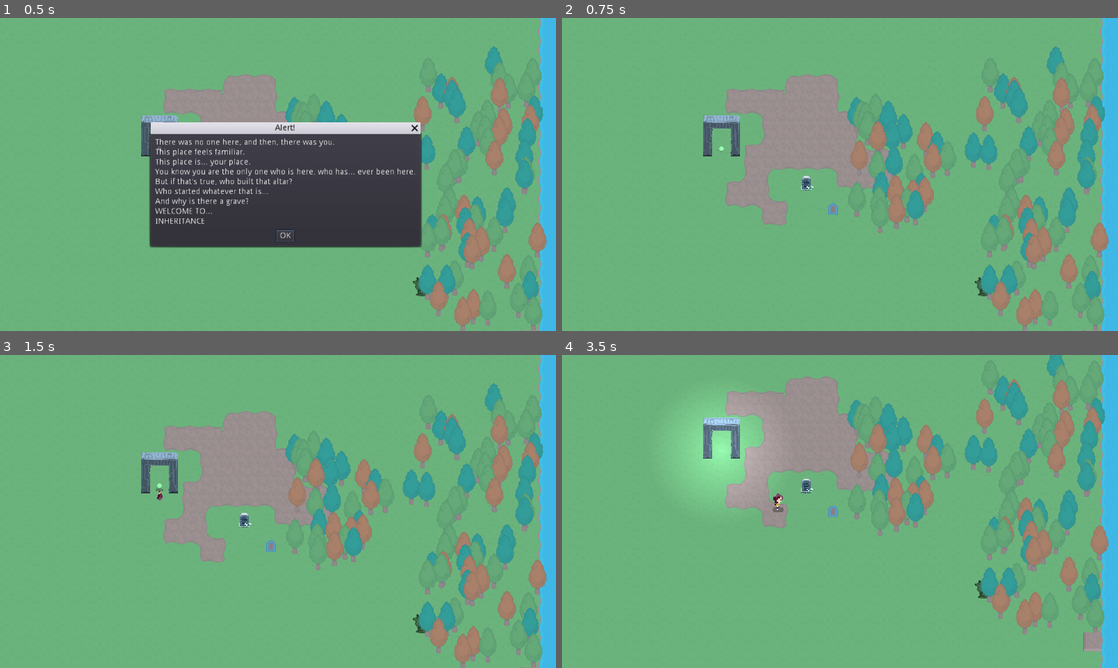
Above: before the commit, frames 1-4 (two rows, left to right).
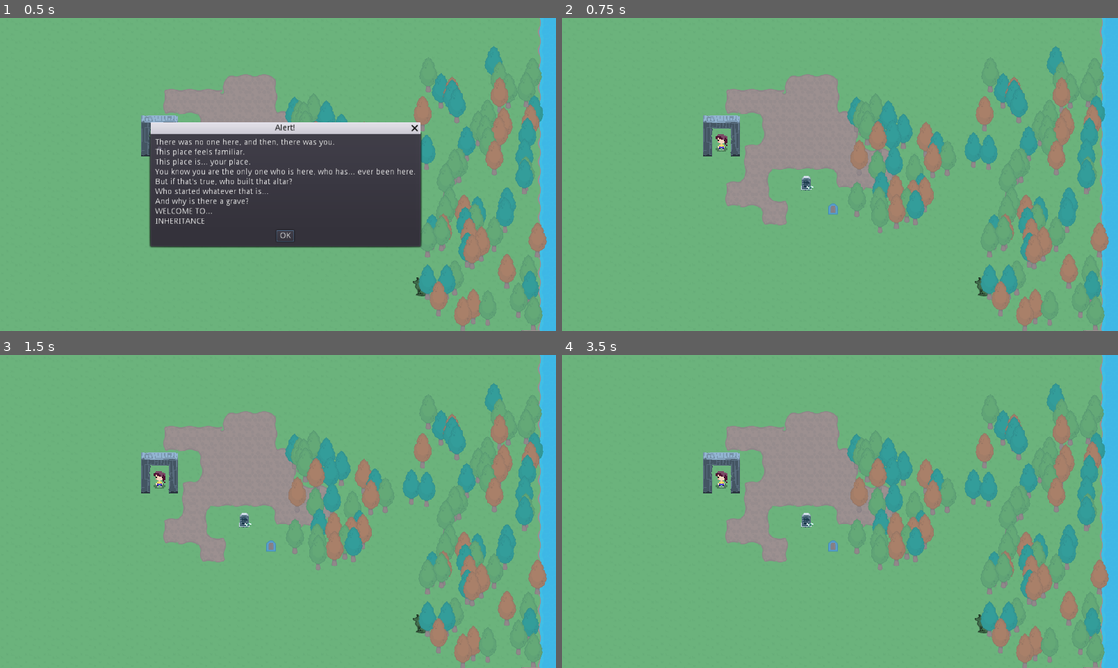
Above: after the commit, the same moments.

Repository: bagedevimo/pxljam19
Game: Godot game, scene res://Game.tscn
The game is run twice, just before and just after one commit, with the same random seed, the same clock (stepped at 60 frames per second) and the same inputs.
Inputs:
- Up to frame 1 (0.5 s): no input
- Up to frame 2 (0.75 s): click "OK" at 0.5 s
- Up to frame 3 (1.5 s): hold Right (ui_right) from 1.28 s (still down)
- Up to frame 4 (3.5 s): tap Space (ui_select) at 1.52, 2.27 s; tap Enter at 2 s; release Right (ui_right) at 2.03 s; hold Down (ui_down) 2.03-2.78 s; hold Right (ui_right) from 2.78 s (still down)

Frame 1 is identical in both runs. In frame 2, less than 0.1% of the frame differs, in the area x 27-30%, y 37-44%; in frame 3, 0.1%; in frame 4, 24%, in the area x 19-99%, y 0-100%.

Commit message:
Adds animated player assets and godot animations

Diff:
--- a/Player.gd
+++ b/Player.gd
@@ -53,6 +53,7 @@
 	tombstone.position = position
 	get_parent().add_child(tombstone)
 
+# Think I broke this
 func _on_AnimationPlayer_animation_finished(anim_name):
 	if anim_name == "Death":
 		EventBus.trigger_event(EventBus.ON_BIRTH)
@@ -63,7 +64,7 @@
 	position = get_node("../StartingPosition").position
 
 	seconds_alive = 0
-	$AnimationPlayer.play("Birth")
+	$AnimatedSprite.play("IdleSouth")
 
 func _physics_process(delta):
 	var motion = Vector2()
@@ -82,21 +83,21 @@
 	if can_move:
 		match motion:
 			Vector2(1, 1):
-				$AnimationPlayer.play("WalkSouthEast")
+				$AnimatedSprite.play("RunSouthEast")
 			Vector2(0, 1):
-				$AnimationPlayer.play("WalkSouth")
+				$AnimatedSprite.play("RunSouth")
 			Vector2(-1, 1):
-				$AnimationPlayer.play("WalkSouthWest")
+				$AnimatedSprite.play("RunSouthWest")
 			Vector2(1, -1):
-				$AnimationPlayer.play("WalkNorthEast")
+				$AnimatedSprite.play("RunNorthEast")
 			Vector2(0, -1):
-				$AnimationPlayer.play("WalkNorth")
+				$AnimatedSprite.play("RunNorth")
 			Vector2(-1, -1):
-				$AnimationPlayer.play("WalkNorthWest")
+				$AnimationPlayer.play("RunNorthWest")
 			Vector2(-1, 0):
-				$AnimationPlayer.play("WalkWest")
+				$AnimatedSprite.play("RunWest")
 			Vector2(1, 0):
-				$AnimationPlayer.play("WalkEast")
+				$AnimationPlayer.play("RunEast")
 
 		motion = motion.normalized() * MOTION_SPEED
 
--- a/Player.tscn
+++ b/Player.tscn
@@ -1,9 +1,80 @@
-[gd_scene load_steps=17 format=2]
+[gd_scene load_steps=79 format=2]
 
 [ext_resource path="res://Player.gd" type="Script" id=1]
 [ext_resource path="res://Say.tscn" type="PackedScene" id=2]
 [ext_resource path="res://Storage.tscn" type="PackedScene" id=3]
-[ext_resource path="res://Character/Girl.png" type="Texture" id=4]
+[ext_resource path="res://Girl/Idle/north-east-1.png" type="Texture" id=4]
+[ext_resource path="res://Girl/Idle/north-east-2.png" type="Texture" id=5]
+[ext_resource path="res://Girl/Idle/north-east-3.png" type="Texture" id=6]
+[ext_resource path="res://Girl/Idle/west-1.png" type="Texture" id=7]
+[ext_resource path="res://Girl/Idle/west-2.png" type="Texture" id=8]
+[ext_resource path="res://Girl/Idle/west-3.png" type="Texture" id=9]
+[ext_resource path="res://Girl/Run/south-west-1.png" type="Texture" id=10]
+[ext_resource path="res://Girl/Run/south-west-2.png" type="Texture" id=11]
+[ext_resource path="res://Girl/Run/south-west-3.png" type="Texture" id=12]
+[ext_resource path="res://Girl/Run/south-west-4.png" type="Texture" id=13]
+[ext_resource path="res://Girl/Run/south-west-5.png" type="Texture" id=14]
+[ext_resource path="res://Girl/Run/south-west-6.png" type="Texture" id=15]
+[ext_resource path="res://Girl/Run/girl-north-west-1.png" type="Texture" id=16]
+[ext_resource path="res://Girl/Run/girl-north-west-2.png" type="Texture" id=17]
+[ext_resource path="res://Girl/Run/girl-north-west-3.png" type="Texture" id=18]
+[ext_resource path="res://Girl/Run/girl-north-west-4.png" type="Texture" id=19]
+[ext_resource path="res://Girl/Run/girl-north-west-5.png" type="Texture" id=20]
+[ext_resource path="res://Girl/Run/girl-north-west-6.png" type="Texture" id=21]
+[ext_resource path="res://Girl/Run/girl-north-1.png" type="Texture" id=22]
+[ext_resource path="res://Girl/Run/girl-north-2.png" type="Texture" id=23]
+[ext_resource path="res://Girl/Run/girl-north-3.png" type="Texture" id=24]
+[ext_resource path="res://Girl/Run/girl-north-4.png" type="Texture" id=25]
+[ext_resource path="res://Girl/Run/girl-north-5.png" type="Texture" id=26]
+[ext_resource path="res://Girl/Run/girl-north-6.png" type="Texture" id=27]
+[ext_resource path="res://Girl/Idle/north-1.png" type="Texture" id=28]
+[ext_resource path="res://Girl/Idle/north-2.png" type="Texture" id=29]
+[ext_resource path="res://Girl/Idle/north-3.png" type="Texture" id=30]
+[ext_resource path="res://Girl/Idle/north-west-1.png" type="Texture" id=31]
+[ext_resource path="res://Girl/Idle/north-west-2.png" type="Texture" id=32]
+[ext_resource path="res://Girl/Idle/north-west-3.png" type="Texture" id=33]
+[ext_resource path="res://Girl/Run/girl-west-1.png" type="Texture" id=34]
+[ext_resource path="res://Girl/Run/girl-west-2.png" type="Texture" id=35]
+[ext_resource path="res://Girl/Run/girl-west-3.png" type="Texture" id=36]
+[ext_resource path="res://Girl/Run/girl-west-4.png" type="Texture" id=37]
+[ext_resource path="res://Girl/Run/girl-west-5.png" type="Texture" id=38]
+[ext_resource path="res://Girl/Run/girl-west-6.png" type="Texture" id=39]
+[ext_resource path="res://Girl/Run/girl-east-1.png" type="Texture" id=40]
+[ext_resource path="res://Girl/Run/girl-east-2.png" type="Texture" id=41]
+[ext_resource path="res://Girl/Run/girl-east-3.png" type="Texture" id=42]
+[ext_resource path="res://Girl/Run/girl-east-4.png" type="Texture" id=43]
+[ext_resource path="res://Girl/Run/girl-east-5.png" type="Texture" id=44]
+[ext_resource path="res://Girl/Run/girl-east-6.png" type="Texture" id=45]
+[ext_resource path="res://Girl/Run/girl-south-1.png" type="Texture" id=46]
+[ext_resource path="res://Girl/Run/girl-south-2.png" type="Texture" id=47]
+[ext_resource path="res://Girl/Run/girl-south-3.png" type="Texture" id=48]
+[ext_resource path="res://Girl/Run/girl-south-4.png" type="Texture" id=49]
+[ext_resource path="res://Girl/Run/girl-south-5.png" type="Texture" id=50]
+[ext_resource path="res://Girl/Run/girl-south-6.png" type="Texture" id=51]
+[ext_resource path="res://Girl/Idle/south-east-1.png" type="Texture" id=52]
+[ext_resource path="res://Girl/Idle/south-east-2.png" type="Texture" id=53]
+[ext_resource path="res://Girl/Idle/south-east-3.png" type="Texture" id=54]
+[ext_resource path="res://Girl/Idle/east-1.png" type="Texture" id=55]
+[ext_resource path="res://Girl/Idle/east-2.png" type="Texture" id=56]
+[ext_resource path="res://Girl/Idle/east-3.png" type="Texture" id=57]
+[ext_resource path="res://Girl/Idle/south-1.png" type="Texture" id=58]
+[ext_resource path="res://Girl/Idle/south-2.png" type="Texture" id=59]
+[ext_resource path="res://Girl/Idle/south-3.png" type="Texture" id=60]
+[ext_resource path="res://Girl/Idle/south-west-1.png" type="Texture" id=61]
+[ext_resource path="res://Girl/Idle/south-west-2.png" type="Texture" id=62]
+[ext_resource path="res://Girl/Idle/south-west-3.png" type="Texture" id=63]
+[ext_resource path="res://Girl/Run/south-east-1.png" type="Texture" id=64]
+[ext_resource path="res://Girl/Run/south-east-2.png" type="Texture" id=65]
+[ext_resource path="res://Girl/Run/south-east-3.png" type="Texture" id=66]
+[ext_resource path="res://Girl/Run/south-east-4.png" type="Texture" id=67]
+[ext_resource path="res://Girl/Run/south-east-5.png" type="Texture" id=68]
+[ext_resource path="res://Girl/Run/south-east-6.png" type="Texture" id=69]
+[ext_resource path="res://Girl/Run/girl-north-east-1.png" type="Texture" id=70]
+[ext_resource path="res://Girl/Run/girl-north-east-2.png" type="Texture" id=71]
+[ext_resource path="res://Girl/Run/girl-north-east-3.png" type="Texture" id=72]
+[ext_resource path="res://Girl/Run/girl-north-east-4.png" type="Texture" id=73]
+[ext_resource path="res://Girl/Run/girl-north-east-5.png" type="Texture" id=74]
+[ext_resource path="res://Girl/Run/girl-north-east-6.png" type="Texture" id=75]
 
 [sub_resource type="CircleShape2D" id=1]
 radius = 6.0
@@ -11,176 +82,88 @@
 [sub_resource type="OccluderPolygon2D" id=2]
 polygon = PoolVector2Array( 34.1071, 28.3005, 37.2702, 27.0352, 38.0293, 24.2517, 37.2069, 21.6579, 34.0438, 20.2661, 30.9439, 21.4681, 30.1215, 24.3149, 30.7542, 27.0352 )
 
-[sub_resource type="Animation" id=3]
-resource_name = "Birth"
-length = 1.5
-tracks/0/type = "value"
-tracks/0/path = NodePath("Sprite:rotation_degrees")
-tracks/0/interp = 1
-tracks/0/loop_wrap = true
-tracks/0/imported = false
-tracks/0/enabled = true
-tracks/0/keys = {
-"times": PoolRealArray( 0, 1.5 ),
-"transitions": PoolRealArray( 1, 0.217638 ),
-"update": 0,
-"values": [ 0.0, 1440.0 ]
-}
-tracks/1/type = "value"
-tracks/1/path = NodePath("Sprite:scale")
-tracks/1/interp = 1
-tracks/1/loop_wrap = true
-tracks/1/imported = false
-tracks/1/enabled = true
-tracks/1/keys = {
-"times": PoolRealArray( 0, 1.5 ),
-"transitions": PoolRealArray( 1, 1 ),
-"update": 0,
-"values": [ Vector2( 0, 0 ), Vector2( 1, 1 ) ]
-}
-
-[sub_resource type="Animation" id=4]
-length = 1.5
-tracks/0/type = "value"
-tracks/0/path = NodePath("Sprite:rotation_degrees")
-tracks/0/interp = 1
-tracks/0/loop_wrap = true
-tracks/0/imported = false
-tracks/0/enabled = true
-tracks/0/keys = {
-"times": PoolRealArray( 0, 1.5 ),
-"transitions": PoolRealArray( 1, 0.217638 ),
-"update": 0,
-"values": [ 0.0, 1440.0 ]
-}
-tracks/1/type = "value"
-tracks/1/path = NodePath("Sprite:scale")
-tracks/1/interp = 1
-tracks/1/loop_wrap = true
-tracks/1/imported = false
-tracks/1/enabled = true
-tracks/1/keys = {
-"times": PoolRealArray( 0, 1.5 ),
-"transitions": PoolRealArray( 1, 1 ),
-"update": 0,
-"values": [ Vector2( 1, 1 ), Vector2( 0, 0 ) ]
-}
-
-[sub_resource type="Animation" id=5]
-resource_name = "WalkEast"
-tracks/0/type = "value"
-tracks/0/path = NodePath("Sprite:region_rect")
-tracks/0/interp = 1
-tracks/0/loop_wrap = true
-tracks/0/imported = false
-tracks/0/enabled = true
-tracks/0/keys = {
-"times": PoolRealArray( 0 ),
-"transitions": PoolRealArray( 1 ),
-"update": 0,
-"values": [ Rect2( 64, 32, 32, 32 ) ]
-}
-
-[sub_resource type="Animation" id=6]
-resource_name = "WalkNorth"
-tracks/0/type = "value"
-tracks/0/path = NodePath("Sprite:region_rect")
-tracks/0/interp = 1
-tracks/0/loop_wrap = true
-tracks/0/imported = false
-tracks/0/enabled = true
-tracks/0/keys = {
-"times": PoolRealArray( 0 ),
-"transitions": PoolRealArray( 1 ),
-"update": 0,
-"values": [ Rect2( 32, 0, 32, 32 ) ]
-}
-
-[sub_resource type="Animation" id=7]
-resource_name = "WalkNorthEast"
-tracks/0/type = "value"
-tracks/0/path = NodePath("Sprite:region_rect")
-tracks/0/interp = 1
-tracks/0/loop_wrap = true
-tracks/0/imported = false
-tracks/0/enabled = true
-tracks/0/keys = {
-"times": PoolRealArray( 0 ),
-"transitions": PoolRealArray( 1 ),
-"update": 0,
-"values": [ Rect2( 64, 0, 32, 32 ) ]
-}
-
-[sub_resource type="Animation" id=8]
-resource_name = "WalkNorthWest"
-tracks/0/type = "value"
-tracks/0/path = NodePath("Sprite:region_rect")
-tracks/0/interp = 1
-tracks/0/loop_wrap = true
-tracks/0/imported = false
-tracks/0/enabled = true
-tracks/0/keys = {
-"times": PoolRealArray( 0 ),
-"transitions": PoolRealArray( 1 ),
-"update": 0,
-"values": [ Rect2( 0, 0, 32, 32 ) ]
-}
-
-[sub_resource type="Animation" id=9]
-tracks/0/type = "value"
-tracks/0/path = NodePath("Sprite:region_rect")
-tracks/0/interp = 1
-tracks/0/loop_wrap = true
-tracks/0/imported = false
-tracks/0/enabled = true
-tracks/0/keys = {
-"times": PoolRealArray( 0 ),
-"transitions": PoolRealArray( 1 ),
-"update": 0,
-"values": [ Rect2( 32, 64, 32, 32 ) ]
-}
-
-[sub_resource type="Animation" id=10]
-tracks/0/type = "value"
-tracks/0/path = NodePath("Sprite:region_rect")
-tracks/0/interp = 1
-tracks/0/loop_wrap = true
-tracks/0/imported = false
-tracks/0/enabled = true
-tracks/0/keys = {
-"times": PoolRealArray( 0 ),
-"transitions": PoolRealArray( 1 ),
-"update": 0,
-"values": [ Rect2( 64, 64, 32, 32 ) ]
-}
-
-[sub_resource type="Animation" id=11]
-tracks/0/type = "value"
-tracks/0/path = NodePath("Sprite:region_rect")
-tracks/0/interp = 1
-tracks/0/loop_wrap = true
-tracks/0/imported = false
-tracks/0/enabled = true
-tracks/0/keys = {
-"times": PoolRealArray( 0 ),
-"transitions": PoolRealArray( 1 ),
-"update": 0,
-"values": [ Rect2( 0, 64, 32, 32 ) ]
-}
-
-[sub_resource type="Animation" id=12]
-tracks/0/type = "value"
-tracks/0/path = NodePath("Sprite:region_rect")
-tracks/0/interp = 1
-tracks/0/loop_wrap = true
-tracks/0/imported = false
-tracks/0/enabled = true
-tracks/0/keys = {
-"times": PoolRealArray( 0 ),
-"transitions": PoolRealArray( 1 ),
-"update": 0,
-"values": [ Rect2( 0, 32, 32, 32 ) ]
-}
+[sub_resource type="SpriteFrames" id=3]
+animations = [ {
+"frames": [ ExtResource( 4 ), ExtResource( 5 ), ExtResource( 6 ) ],
+"loop": true,
+"name": "IdleNorthEast",
+"speed": 5.0
+}, {
+"frames": [ ExtResource( 7 ), ExtResource( 8 ), ExtResource( 9 ) ],
+"loop": true,
+"name": "IdleWest",
+"speed": 5.0
+}, {
+"frames": [ ExtResource( 10 ), ExtResource( 11 ), ExtResource( 12 ), ExtResource( 13 ), ExtResource( 14 ), ExtResource( 15 ) ],
+"loop": true,
+"name": "RunSouthWest",
+"speed": 9.0
+}, {
+"frames": [ ExtResource( 16 ), ExtResource( 17 ), ExtResource( 18 ), ExtResource( 19 ), ExtResource( 20 ), ExtResource( 21 ) ],
+"loop": true,
+"name": "RunNorthWest",
+"speed": 9.0
+}, {
+"frames": [ ExtResource( 22 ), ExtResource( 23 ), ExtResource( 24 ), ExtResource( 25 ), ExtResource( 26 ), ExtResource( 27 ) ],
+"loop": true,
+"name": "RunNorth",
+"speed": 9.0
+}, {
+"frames": [ ExtResource( 28 ), ExtResource( 29 ), ExtResource( 30 ) ],
+"loop": true,
+"name": "IdleNorth",
+"speed": 5.0
+}, {
+"frames": [ ExtResource( 31 ), ExtResource( 32 ), ExtResource( 33 ) ],
+"loop": true,
+"name": "IdleNorthWest",
+"speed": 5.0
+}, {
+"frames": [ ExtResource( 34 ), ExtResource( 35 ), ExtResource( 36 ), ExtResource( 37 ), ExtResource( 38 ), ExtResource( 39 ) ],
+"loop": true,
+"name": "RunWest",
+"speed": 9.0
+}, {
+"frames": [ ExtResource( 40 ), ExtResource( 41 ), ExtResource( 42 ), ExtResource( 43 ), ExtResource( 44 ), ExtResource( 45 ) ],
+"loop": true,
+"name": "RunEast",
+"speed": 9.0
+}, {
+"frames": [ ExtResource( 46 ), ExtResource( 47 ), ExtResource( 48 ), ExtResource( 49 ), ExtResource( 50 ), ExtResource( 51 ) ],
+"loop": true,
+"name": "RunSouth",
+"speed": 9.0
+}, {
+"frames": [ ExtResource( 52 ), ExtResource( 53 ), ExtResource( 54 ) ],
+"loop": true,
+"name": "IdleSouthEast",
+"speed": 5.0
+}, {
+"frames": [ ExtResource( 55 ), ExtResource( 56 ), ExtResource( 57 ) ],
+"loop": true,
+"name": "IdleEast",
+"speed": 5.0
+}, {
+"frames": [ ExtResource( 58 ), ExtResource( 59 ), ExtResource( 60 ) ],
+"loop": true,
+"name": "IdleSouth",
+"speed": 5.0
+}, {
+"frames": [ ExtResource( 61 ), ExtResource( 62 ), ExtResource( 63 ) ],
+"loop": true,
+"name": "IdleSouthWest",
+"speed": 5.0
+}, {
+"frames": [ ExtResource( 64 ), ExtResource( 65 ), ExtResource( 66 ), ExtResource( 67 ), ExtResource( 68 ), ExtResource( 69 ) ],
+"loop": true,
+"name": "RunSouthEast",
+"speed": 9.0
+}, {
+"frames": [ ExtResource( 70 ), ExtResource( 71 ), ExtResource( 72 ), ExtResource( 73 ), ExtResource( 74 ), ExtResource( 75 ) ],
+"loop": true,
+"name": "RunNorthEast",
+"speed": 9.0
+} ]
 
 [node name="Player" type="KinematicBody2D"]
 script = ExtResource( 1 )
@@ -202,23 +185,8 @@
 position = Vector2( -34.0352, -29.2928 )
 occluder = SubResource( 2 )
 
-[node name="Sprite" type="Sprite" parent="."]
-position = Vector2( -0.141357, 0 )
-rotation = 25.1327
-texture = ExtResource( 4 )
+[node name="AnimatedSprite" type="AnimatedSprite" parent="."]
+frames = SubResource( 3 )
+animation = "RunWest"
+playing = true
 offset = Vector2( 0, -16 )
-region_enabled = true
-region_rect = Rect2( 0, 0, 32, 32 )
-
-[node name="AnimationPlayer" type="AnimationPlayer" parent="."]
-anims/Birth = SubResource( 3 )
-anims/Death = SubResource( 4 )
-anims/WalkEast = SubResource( 5 )
-anims/WalkNorth = SubResource( 6 )
-anims/WalkNorthEast = SubResource( 7 )
-anims/WalkNorthWest = SubResource( 8 )
-anims/WalkSouth = SubResource( 9 )
-anims/WalkSouthEast = SubResource( 10 )
-anims/WalkSouthWest = SubResource( 11 )
-anims/WalkWest = SubResource( 12 )
-[connection signal="animation_finished" from="AnimationPlayer" to="." method="_on_AnimationPlayer_animation_finished"]
Binary file added: Girl/Idle/east-1.png
Not shown, added: Girl/Idle/east-1.png.import
Binary file added: Girl/Idle/east-2.png
Not shown, added: Girl/Idle/east-2.png.import
Binary file added: Girl/Idle/east-3.png
Not shown, added: Girl/Idle/east-3.png.import
Binary file added: Girl/Idle/north-1.png
Not shown, added: Girl/Idle/north-1.png.import
Binary file added: Girl/Idle/north-2.png
Not shown, added: Girl/Idle/north-2.png.import
Binary file added: Girl/Idle/north-3.png
Not shown, added: Girl/Idle/north-3.png.import
(and 132 more such lines)
